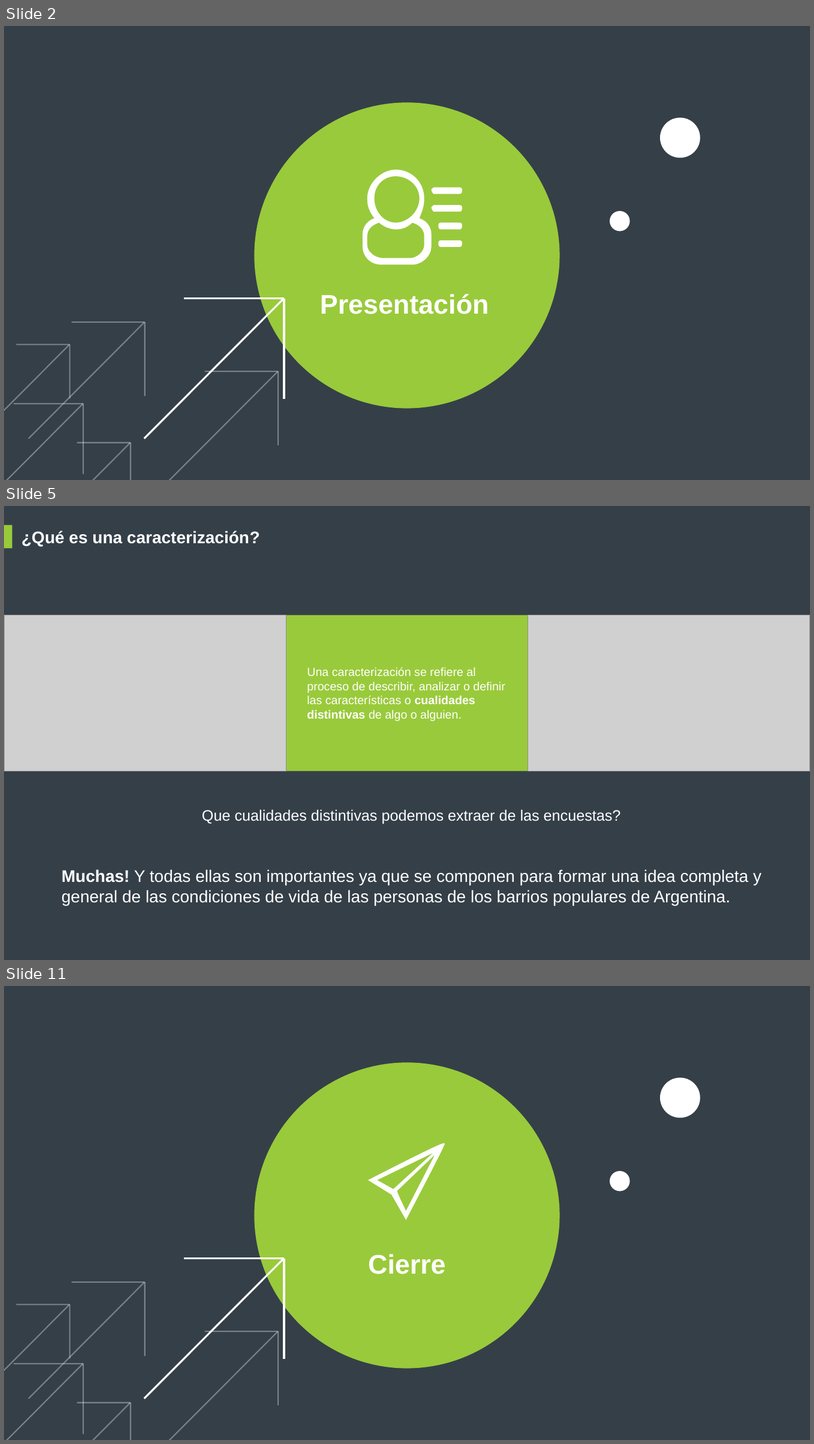
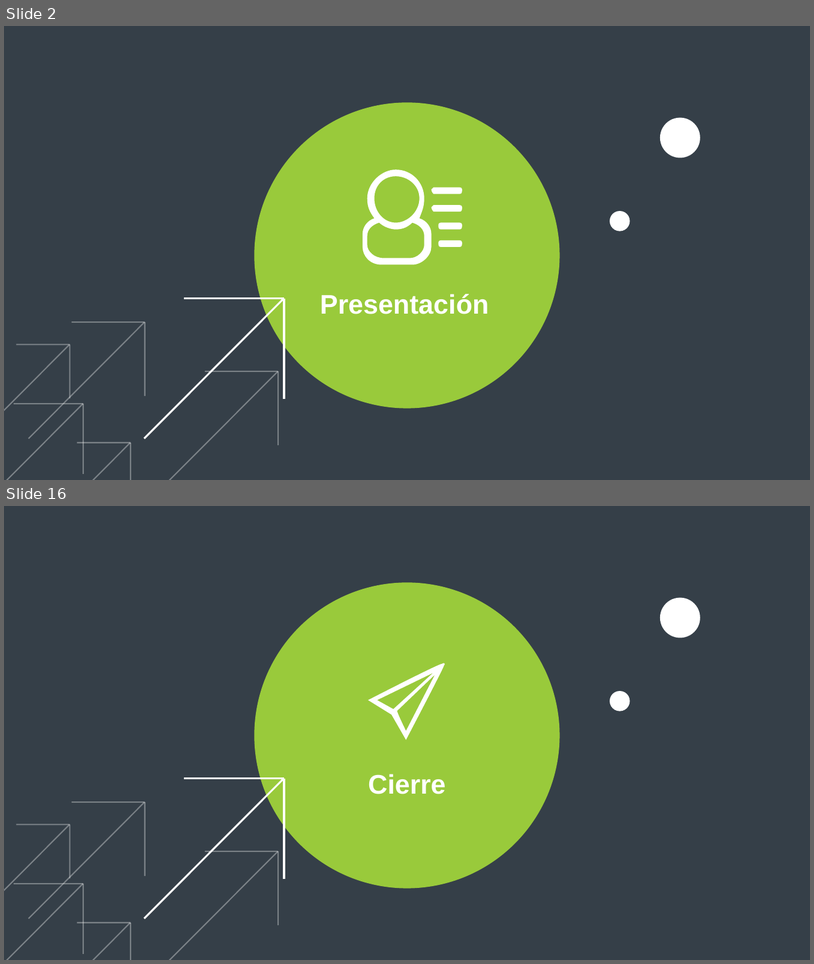
Before and after one commit to fasiluva/TP12024-Grupo13, a slide deck: Valentin Sosa/assert/video1.pptx. Shown one above the other, each under a label of ours: slides 2, 5 and 11 before the commit, slides 2 and 16 after it; the slides between them are not shown. The pictures are 814x1444 and 814x964 pixels, drawn with LibreOffice and Linux fonts; fonts in the diff are those of the drawing; grey boxes stand for pictures. Boxes give left, top, right and bottom in pixels: in the first picture for what was removed or moved away, otherwise in the second. Text is boxed around its words. In the diff, an @@ line names an element or a change of style, - is before the commit and + after.

```diff
--- a/Valentin Sosa/assert/video1.pptx
+++ b/Valentin Sosa/assert/video1.pptx
@@ slide 5 removed at (4,506,810,960), background #353F48 @@
@@ rectangle removed at (4,525,12,549) @@
@@ text removed at (21,531,260,546) @@
-¿Qué es una caracterización?
@@ picture removed at (4,615,287,771) @@
@@ rectangle removed at (287,615,528,771) @@
@@ picture removed at (528,615,810,771) @@
@@ text removed at (307,667,505,721) @@
-Una caracterización se refiere al proceso de describir, analizar o definir las características o cualidades distintivas de algo o alguien.
@@ text removed at (202,809,621,823) @@
-Que cualidades distintivas podemos extraer de las encuestas?
@@ text removed at (62,869,762,905) @@
-Muchas! Y todas ellas son importantes ya que se componen para formar una idea completa y general de las condiciones de vida de las personas de los barrios populares de Argentina.
@@ what was slide 11 is now slide 16 @@
```
Also in this commit, not shown: 2 slides changed, 13 slides added, 7 other slides removed, 2 other files.
